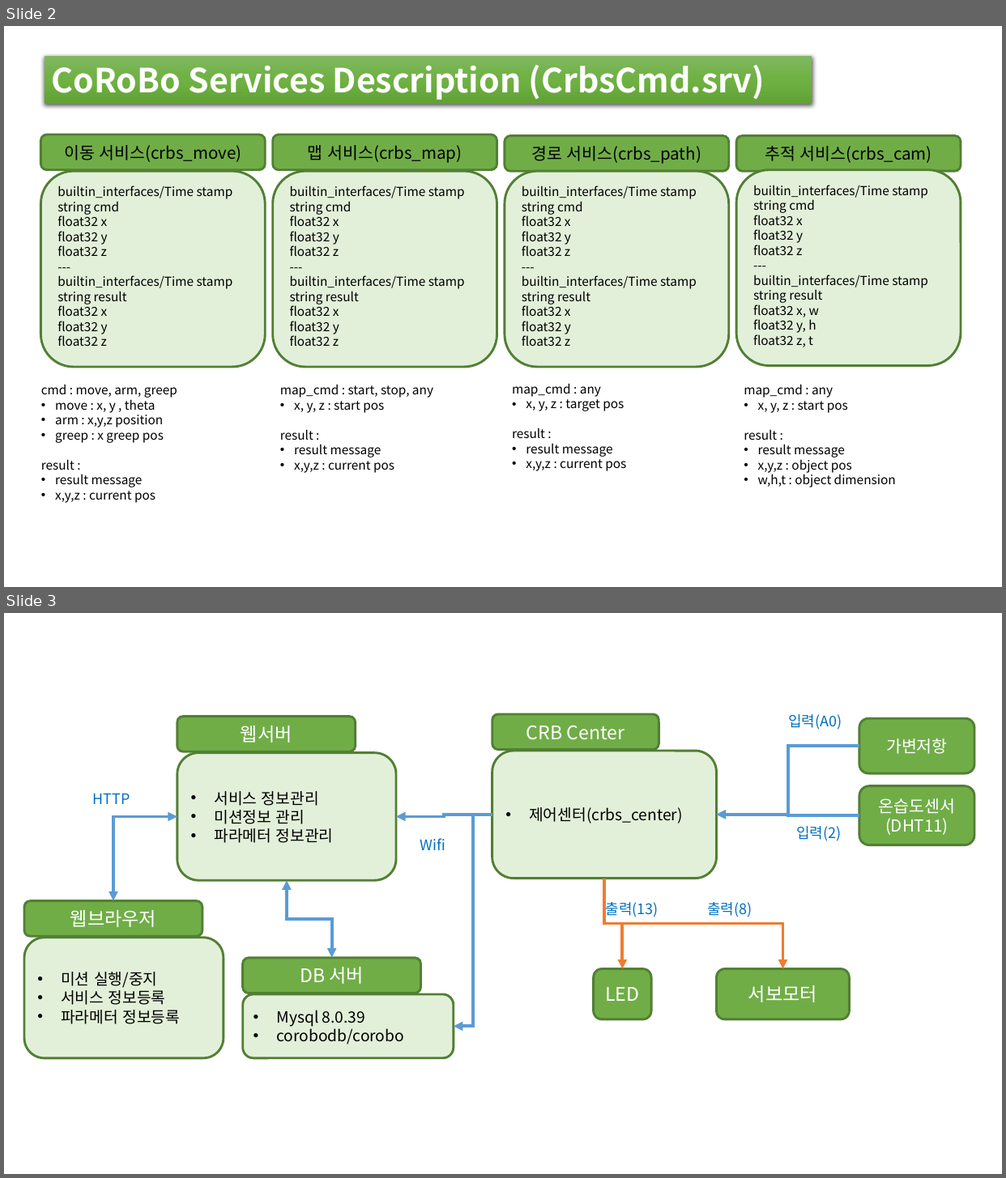
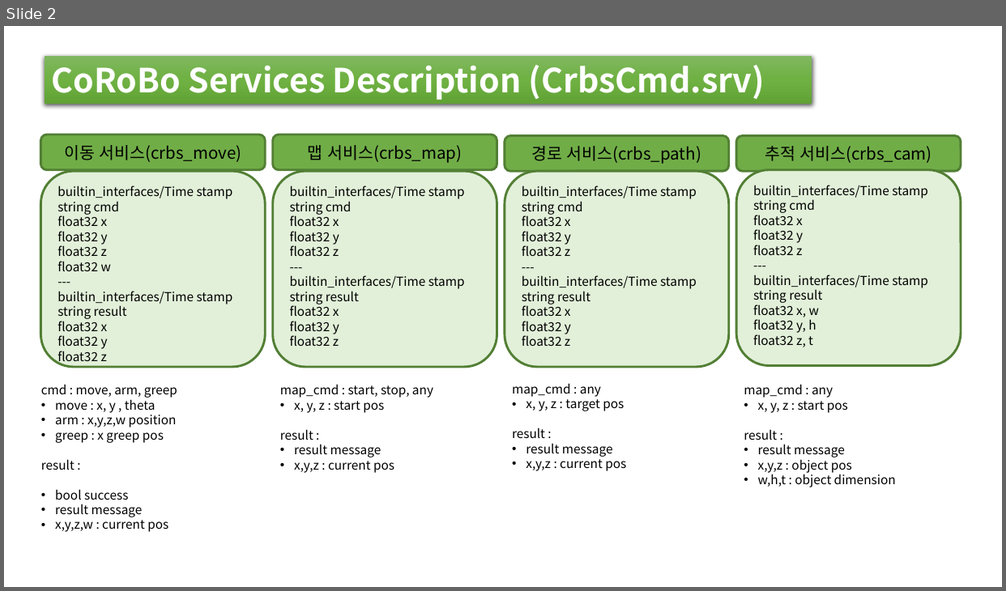
Before and after one commit to songhu42/CoRoBo, a slide deck: docs/02.개발/01.설계/02.기능설계/서비스구성도_V0.1.pptx. Shown one above the other, each under a label of ours: slides 2 and 3 before the commit, slide 2 after it. The pictures are 1006x1178 and 1006x591 pixels, drawn with LibreOffice and Linux fonts; fonts in the diff are those of the drawing. Boxes give left, top, right and bottom in pixels: in the first picture for what was removed or moved away, otherwise in the second. Text is boxed around its words. In the diff, an @@ line names an element or a change of style, - is before the commit and + after.

```diff
--- a/docs/02.개발/01.설계/02.기능설계/서비스구성도_V0.1.pptx
+++ b/docs/02.개발/01.설계/02.기능설계/서비스구성도_V0.1.pptx
@@ slide 3 removed at (4, 613, 1002, 1174), background #FFFFFF @@
@@ rounded rectangle removed at (177, 717, 355, 752) @@
-웹서버
@@ rounded rectangle removed at (492, 714, 659, 749) @@
-CRB Center
@@ text removed at (788, 714, 842, 730) @@
-입력(A0)
@@ rounded rectangle removed at (859, 718, 975, 773) @@
-가변저항
@@ rounded rectangle removed at (177, 753, 395, 880) @@
-• 서비스 정보관리
-• 미션정보 관리
-• 파라메터 정보관리
@@ rounded rectangle removed at (492, 751, 717, 878) @@
-• 제어센터(crbs_center)
@@ elbow arrow removed from (859, 747) to (717, 815) @@
@@ text removed at (93, 793, 130, 804) @@
-HTTP
@@ rounded rectangle removed at (859, 786, 975, 845) @@
-온습도센서
-(DHT11)
@@ elbow double arrow removed from (177, 816) to (113, 901) @@
@@ elbow arrow removed from (492, 815) to (396, 816) @@
@@ elbow arrow removed from (492, 815) to (454, 1026) @@
@@ elbow arrow removed from (859, 815) to (717, 815) @@
@@ text removed at (796, 826, 841, 841) @@
-입력(2)
@@ text removed at (420, 838, 446, 850) @@
-Wifi
@@ elbow arrow removed from (604, 879) to (783, 969) @@
@@ elbow arrow removed from (604, 879) to (622, 969) @@
@@ rounded rectangle removed at (24, 901, 202, 936) @@
-웹브라우저
@@ elbow double arrow removed from (287, 880) to (332, 958) @@
@@ text removed at (606, 902, 658, 918) @@
-출력(13)
@@ text removed at (707, 902, 752, 918) @@
-출력(8)
@@ rounded rectangle removed at (24, 938, 224, 1059) @@
-• 미션 실행/중지
-• 서비스 정보등록
-• 파라메터 정보등록
@@ rounded rectangle removed at (243, 958, 421, 994) @@
-DB 서버
@@ rounded rectangle removed at (594, 969, 651, 1020) @@
-LED
@@ rounded rectangle removed at (717, 969, 849, 1020) @@
-서보모터
@@ rounded rectangle removed at (243, 995, 454, 1059) @@
-• Mysql 8.0.39
-• corobodb/corobo
@@ slide 2 changed as well @@
@@ text in rounded rectangle at (57, 261, 111, 271): paragraph added @@
+float32 w
@@ text at (55, 412, 177, 428): text changed @@
-• arm : x,y,z position
+• arm : x,y,z,w position
@@ text at (55, 489, 128, 500): paragraph added @@
+• bool success
@@ text at (55, 517, 168, 532): text changed @@
-• x,y,z : current pos
+• x,y,z,w : current pos
```
Also in this commit, not shown: 1 other slide changed, 2 slides added, 3 other files.
